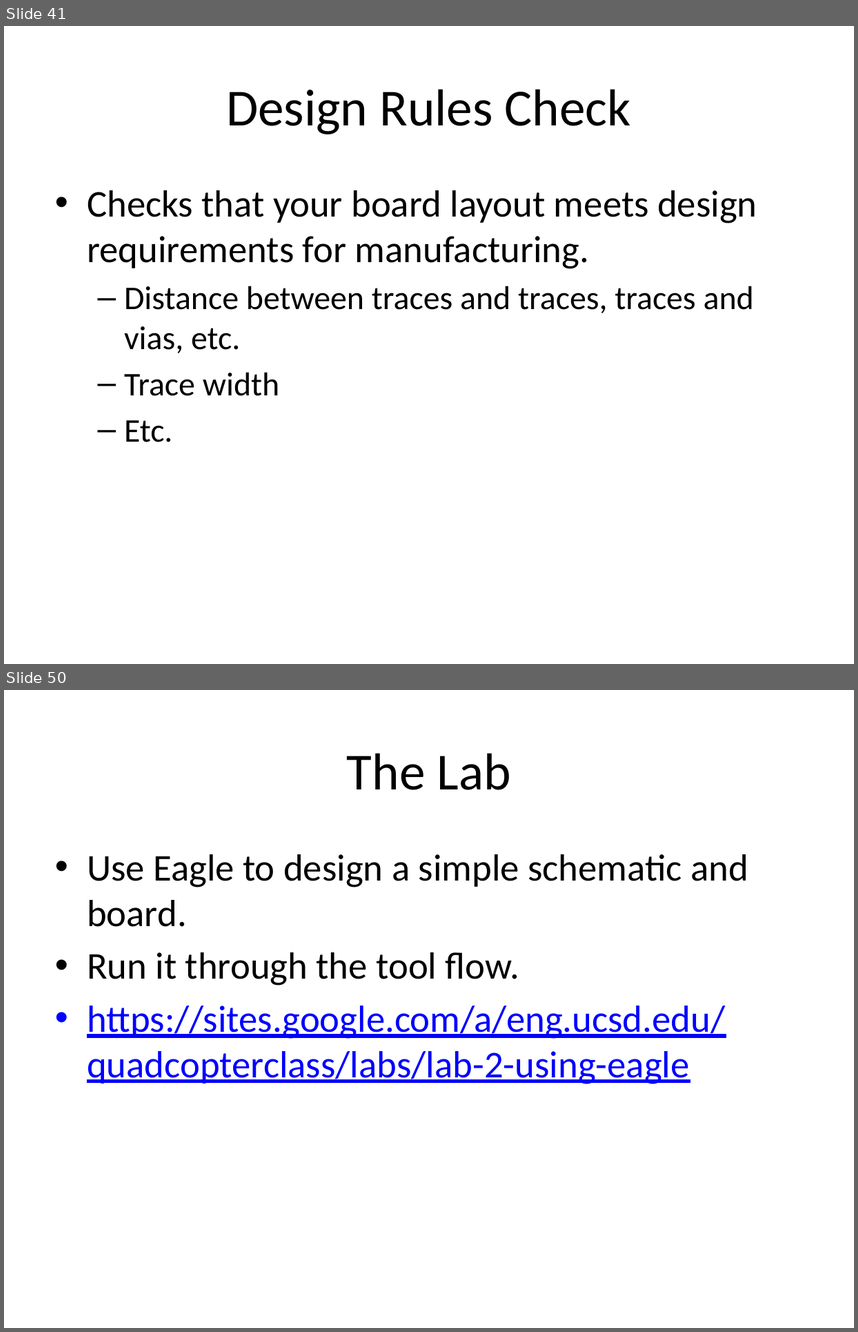
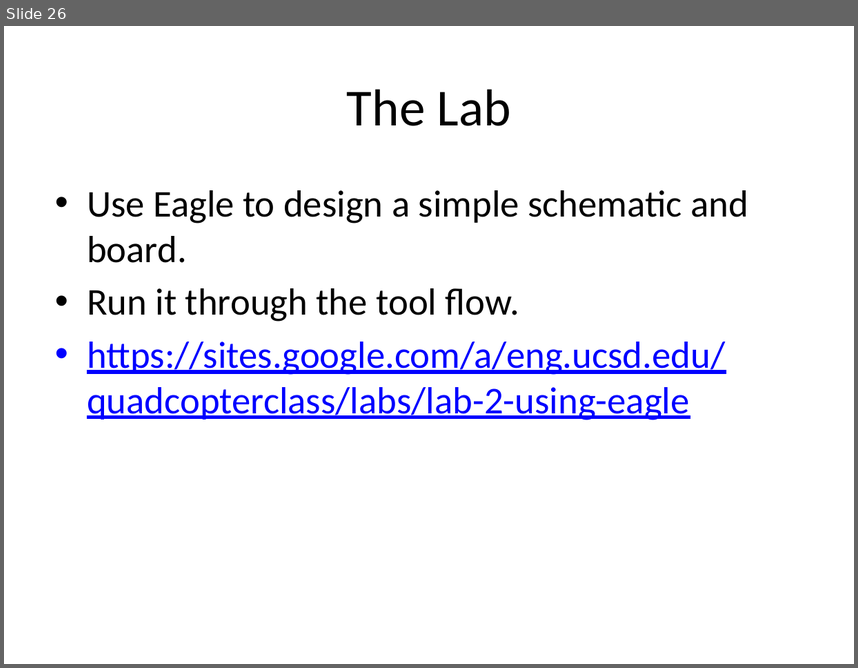
Before and after one commit to NVSL/QuadClass-Resources, a slide deck: Lecture Slides/Lab01-Eagle-Intro.pptx. Shown one above the other, each under a label of ours: slides 41 and 50 before the commit, slide 26 after it; the slides between them are not shown. The pictures are 858x1332 and 858x668 pixels, drawn with LibreOffice and Linux fonts; fonts in the diff are those of the drawing. Boxes give left, top, right and bottom in pixels: in the first picture for what was removed or moved away, otherwise in the second. Text is boxed around its words. In the diff, an @@ line names an element or a change of style, - is before the commit and + after.

```diff
--- a/Lecture Slides/Lab01-Eagle-Intro.pptx
+++ b/Lecture Slides/Lab01-Eagle-Intro.pptx
@@ slide 41 removed at [4, 26, 854, 664], background #FFFFFF @@
@@ title removed at [226, 89, 631, 134] @@
-Design Rules Check
@@ text removed at [87, 190, 757, 442] @@
-• Checks that your board layout meets design requirements for manufacturing.
-  – Distance between traces and traces, traces and vias, etc.
-  – Trace width
-  – Etc.
@@ what was slide 50 is now slide 26 @@
```
Also in this commit, not shown: 1 slide changed, 23 other slides removed, 14 other files.
